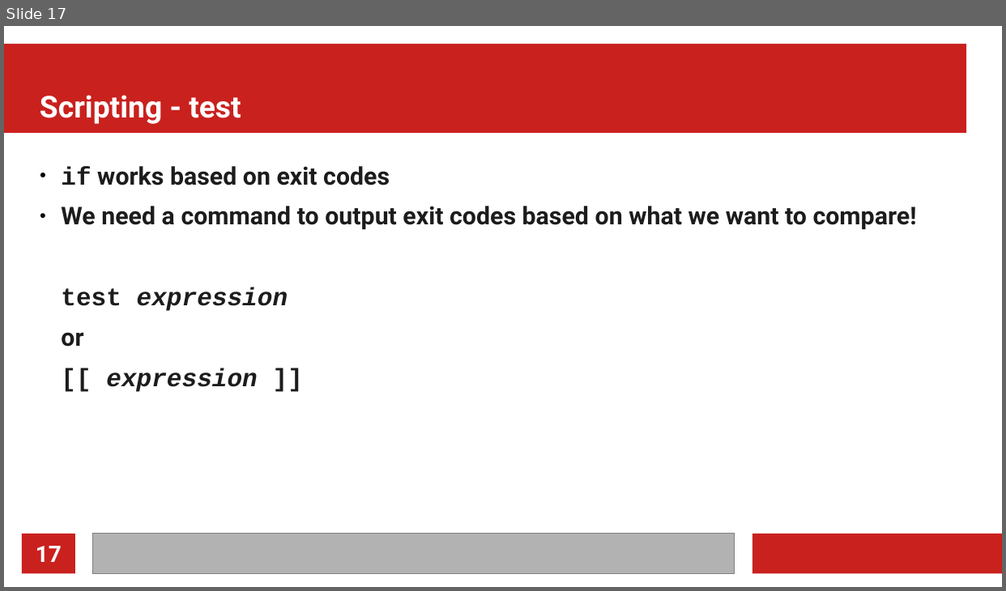
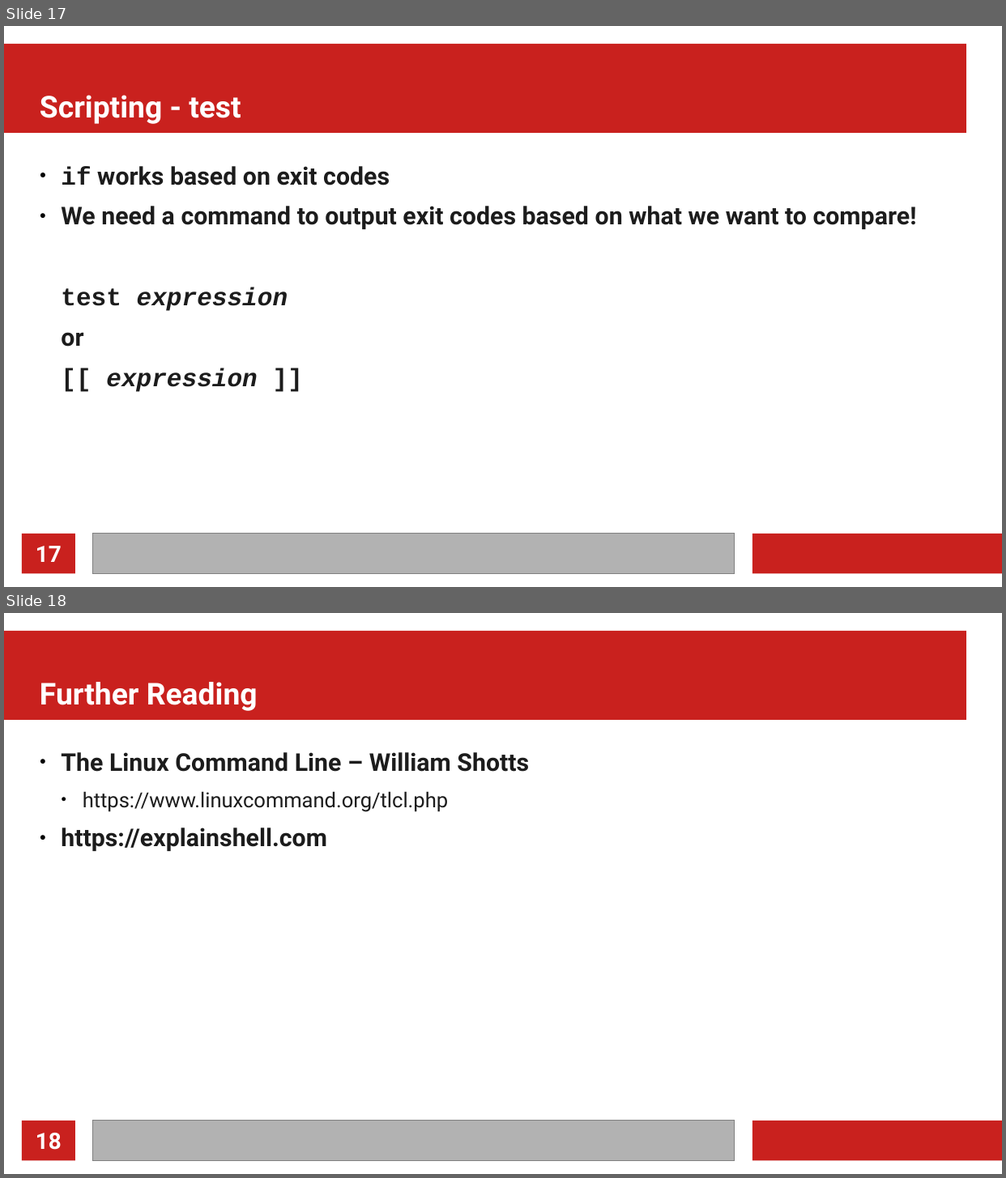
Before and after one commit to MarkusG/UCI-Slides, a slide deck: CLI.odp. Shown one above the other, each under a label of ours: slide 17 before the commit, slides 17 and 18 after it. The pictures are 1006x591 and 1006x1178 pixels, drawn with LibreOffice and Linux fonts; fonts in the diff are those of the drawing. Boxes give left, top, right and bottom in pixels: in the first picture for what was removed or moved away, otherwise in the second. Text is boxed around its words. In the diff, an @@ line names an element or a change of style, - is before the commit and + after.

```diff
--- a/CLI.odp
+++ b/CLI.odp
@@ slide 18 added at [4, 613, 1002, 1174], background #FFFFFF; not listed: 4 template elements that a slide beside it also shows @@
@@ title added at [40, 682, 258, 711], 24 pt, text #FFFFFF, bold @@
+Further Reading
@@ text added at [61, 752, 529, 851], 19.5 pt, text #1C1C1C, bold @@
+● The Linux Command Line – William Shotts
+  ● https://www.linuxcommand.org/tlcl.php
+● https://explainshell.com
@@ page number added at [36, 1133, 62, 1150], 18 pt, text #FFFFFF, bold @@
+18
```
Also in this commit, not shown: 1 other file.
